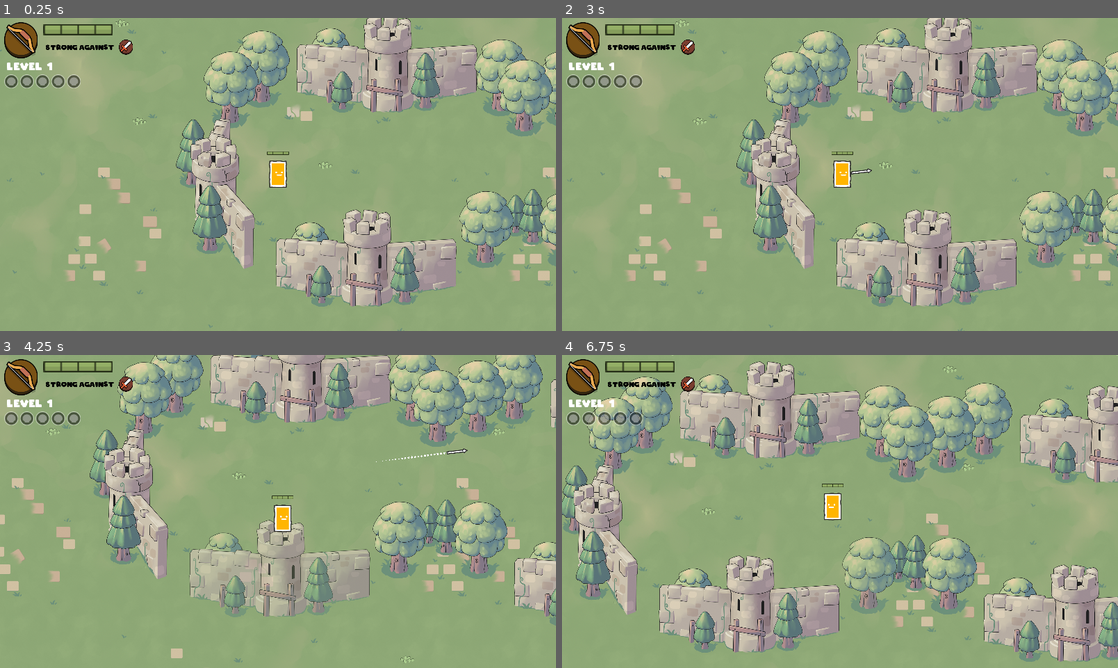
Above: before the commit, frames 1-4 (two rows, left to right).
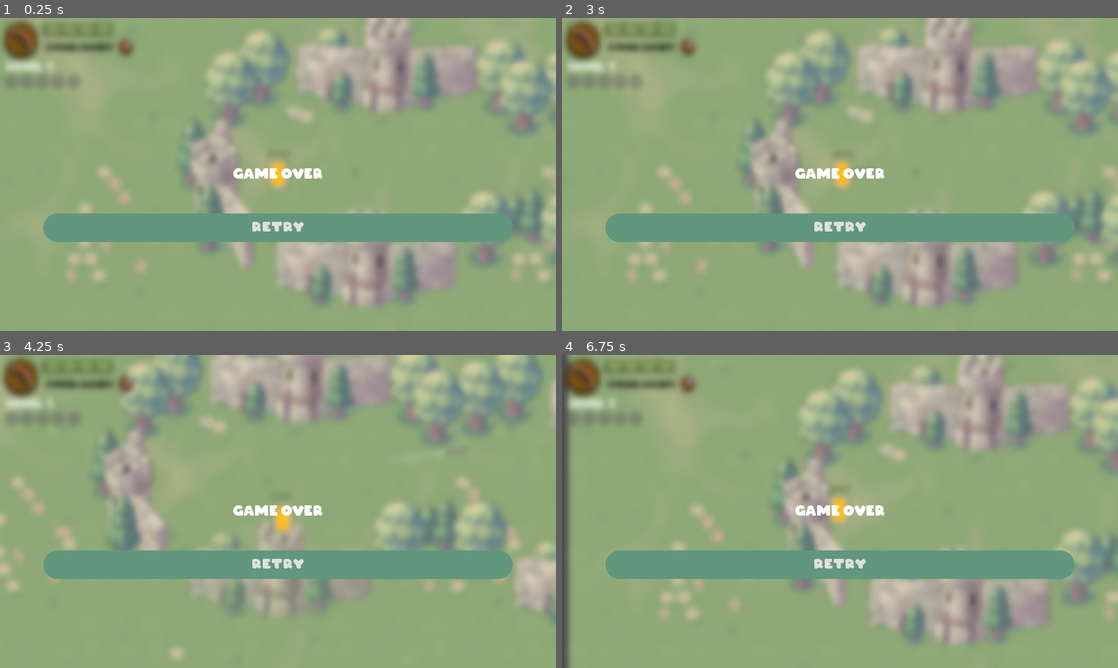
Above: after the commit, the same moments.

Repository: marcelo-souzaf/GTMK-Platypus
Game: Godot game, scene res://scenes/Game.tscn
The game is run twice, just before and just after one commit, with the same random seed, the same clock (stepped at 60 frames per second) and the same inputs.
Inputs (mouse positions are in pixels of both pictures, inside the frame that each line leads up to):
- Up to frame 1 (0.25 s): no input
- Up to frame 2 (3 s): click (840, 227) at 0.5 s, where only the run after the commit has a clickable "Retry"; click (840, 227) at 1.25 s, where only the run after the commit has a clickable "Retry"; click (840, 227) at 2 s, where only the run after the commit has a clickable "Retry"; tap Enter at 2.75 s; move the mouse to (962, 158) at 2.77 s; hold D (move_right) from 2.78 s (still down); click (962, 158) at 2.85 s
- Up to frame 3 (4.25 s): move the mouse to (166, 527) at 3.52 s; release D (move_right) at 3.53 s; hold S (move_down) from 3.53 s (still down); click (166, 527) at 3.6 s
- Up to frame 4 (6.75 s): move the mouse to (895, 442) at 4.27 s; release S (move_down) at 4.28 s; hold D (move_right) 4.28-5.03 s; click (895, 442) at 4.35 s; move the mouse to (812, 574) at 5.02 s; hold W (move_up) 5.03-5.78 s; click (812, 574) at 5.1 s; move the mouse to (1006, 558) at 5.77 s; hold A (move_left) from 5.78 s (still down); click (1006, 558) at 5.85 s; move the mouse to (673, 464) at 6.52 s; click (673, 464) at 6.6 s

The runs differ from the first frame. In frame 1, 17% of the frame differs, in the area x 0-100%, y 0-100%; in frame 2, 17%; in frame 3, 17%; in frame 4, 52%.

Commit message:
Adding browser export

Diff:
--- a/scenes/Game.tscn
+++ b/scenes/Game.tscn
@@ -990,41 +990,6 @@
 text = "Choose an ability"
 align = 1
 
-[node name="GameOver" type="Control" parent="HUD"]
-visible = false
-anchor_right = 1.0
-anchor_bottom = 1.0
-theme = ExtResource( 6 )
-
-[node name="Blur" type="ColorRect" parent="HUD/GameOver"]
-material = SubResource( 9 )
-anchor_right = 1.0
-anchor_bottom = 1.0
-mouse_filter = 2
-
-[node name="Label" type="Label" parent="HUD/GameOver"]
-anchor_left = 0.5
-anchor_top = 0.5
-anchor_right = 0.5
-anchor_bottom = 0.5
-margin_left = -102.0
-margin_top = -17.0
-margin_right = 102.0
-margin_bottom = 17.0
-custom_fonts/font = ExtResource( 16 )
-text = "Game Over"
-align = 1
-valign = 1
-
-[node name="RetryButton" type="Button" parent="HUD/GameOver"]
-margin_left = 100.0
-margin_top = 450.0
-margin_right = 1180.0
-margin_bottom = 515.0
-rect_min_size = Vector2( 1080, 0 )
-custom_fonts/font = ExtResource( 16 )
-text = "Retry"
-
 [node name="Pause" type="Control" parent="HUD"]
 visible = false
 margin_right = 1280.0
@@ -1034,7 +999,6 @@
 material = SubResource( 11 )
 anchor_right = 1.0
 anchor_bottom = 1.0
-mouse_filter = 2
 
 [node name="Label" type="Label" parent="HUD/Pause"]
 anchor_left = 0.5
@@ -1050,6 +1014,39 @@
 "
 align = 1
 valign = 1
+
+[node name="GameOver" type="Control" parent="HUD"]
+anchor_right = 1.0
+anchor_bottom = 1.0
+theme = ExtResource( 6 )
+
+[node name="Blur" type="ColorRect" parent="HUD/GameOver"]
+material = SubResource( 9 )
+anchor_right = 1.0
+anchor_bottom = 1.0
+
+[node name="Label" type="Label" parent="HUD/GameOver"]
+anchor_left = 0.5
+anchor_top = 0.5
+anchor_right = 0.5
+anchor_bottom = 0.5
+margin_left = -102.0
+margin_top = -17.0
+margin_right = 102.0
+margin_bottom = 17.0
+custom_fonts/font = ExtResource( 16 )
+text = "Game Over"
+align = 1
+valign = 1
+
+[node name="RetryButton" type="Button" parent="HUD/GameOver"]
+margin_left = 100.0
+margin_top = 450.0
+margin_right = 1180.0
+margin_bottom = 515.0
+rect_min_size = Vector2( 1080, 0 )
+custom_fonts/font = ExtResource( 16 )
+text = "Retry"
 
 [connection signal="body_entered" from="World/Scenario Tree/Tree_T1/Area2D" to="World/Scenario Tree" method="_on_Area2D_body_entered"]
 [connection signal="body_exited" from="World/Scenario Tree/Tree_T1/Area2D" to="World/Scenario Tree" method="_on_Area2D_body_exited"]
--- a/scripts/Main_game.gd
+++ b/scripts/Main_game.gd
@@ -14,4 +14,5 @@
 		spawn.call_wave(Game.wave)
 
 func retry():
+	print("Click")
 	get_tree().reload_current_scene()
--- a/scripts/music.gd
+++ b/scripts/music.gd
@@ -12,18 +12,6 @@
 		get_child(i).volume_db = -80
 	get_child(class_).volume_db = -5
 
-#	$MusicA.volume_db = -80
-#	$MusicM.volume_db = -80
-#	$MusicS.volume_db = -80
-
-#	match class_:
-#		Classes.Archer:
-#			$MusicA.volume_db = -5
-#		Classes.Mage:
-#			$MusicM.volume_db = -5
-#		Classes.Swordsman:
-#			$MusicS.volume_db = -5
-
 func hover():
 	$Effects/Hover.play()
 
Not shown, removed: assets/sfx/attackSHit.mp3.import
Not shown, added: assets/sfx/attackS_hit.mp3.import
Not shown, added: assets/sfx/game_over.mp3.import
Not shown, added: export/Intrinity.apple-touch-icon.png.import
Not shown, added: export/Intrinity.icon.png.import
Not shown, added: export/Intrinity.png.import
Not shown, changed: .gitignore
Not shown, removed: assets/sfx/attackSHit.mp3
Not shown, added: assets/sfx/attackS_hit.mp3
Not shown, added: assets/sfx/game_over.mp3
Not shown, added: export/Intrinity.apple-touch-icon.png
Not shown, added: export/Intrinity.audio.worklet.js
(and 6 more such lines)
